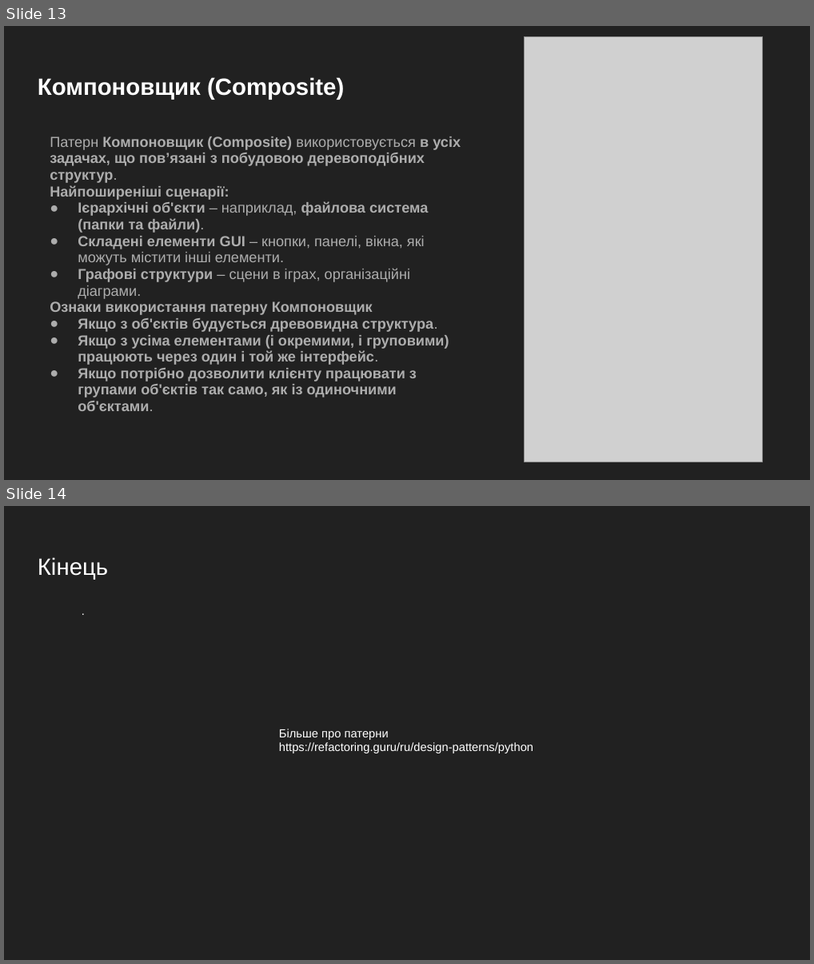
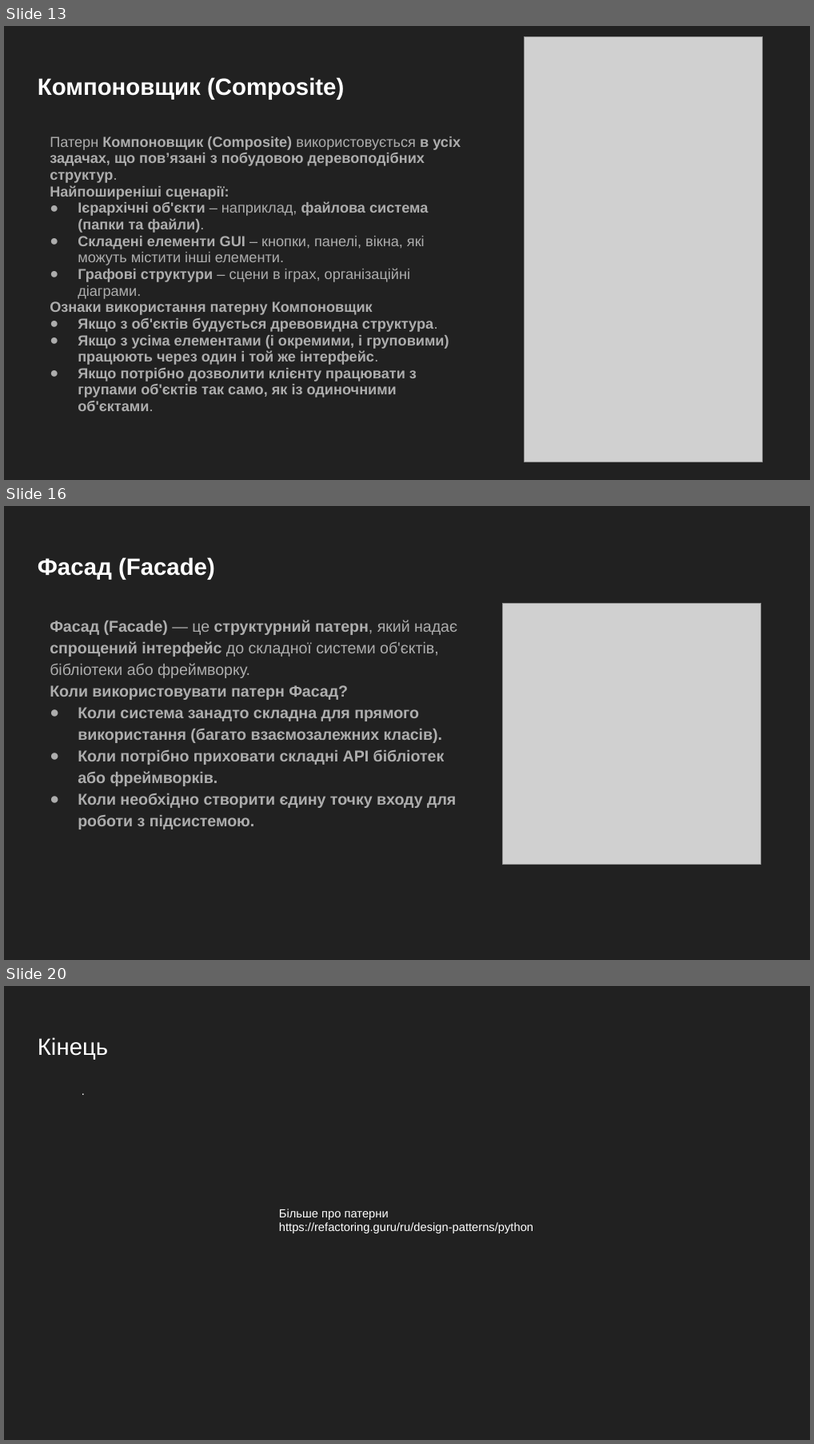
Before and after one commit to GeorgKantsedal/HeorhiiKantsedal.github.io, a slide deck: lectures materials/mmp/MMP6 Design Pattern in Python.pptx. Shown one above the other, each under a label of ours: slides 13 and 14 before the commit, slides 13, 16 and 20 after it; the slides between them are not shown. The pictures are 814x964 and 814x1444 pixels, drawn with LibreOffice and Linux fonts; fonts in the diff are those of the drawing; grey boxes stand for pictures. Boxes give left, top, right and bottom in pixels: in the first picture for what was removed or moved away, otherwise in the second. Text is boxed around its words. In the diff, an @@ line names an element or a change of style, - is before the commit and + after.

```diff
--- a/lectures materials/mmp/MMP6 Design Pattern in Python.pptx
+++ b/lectures materials/mmp/MMP6 Design Pattern in Python.pptx
@@ slide 16 added at bbox=[4, 506, 810, 960], background #212121 @@
@@ title added at bbox=[38, 557, 215, 579], 28 pt, text #FFFFFF, bold @@
+Фасад (Facade)
@@ text added at bbox=[50, 620, 458, 829], 18.7 pt, text #ADADAD, bold @@
+Фасад (Facade) — це структурний патерн, який надає спрощений інтерфейс до складної системи об'єктів, бібліотеки або фреймворку.
+Коли використовувати патерн Фасад?
+● Коли система занадто складна для прямого використання (багато взаємозалежних класів).
+● Коли потрібно приховати складні API бібліотек або фреймворків.
+● Коли необхідно створити єдину точку входу для роботи з підсистемою.
@@ picture added at bbox=[503, 603, 762, 864] @@
@@ what was slide 14 is now slide 20 @@
```
Also in this commit, not shown: 5 other slides added, 1 other file.
